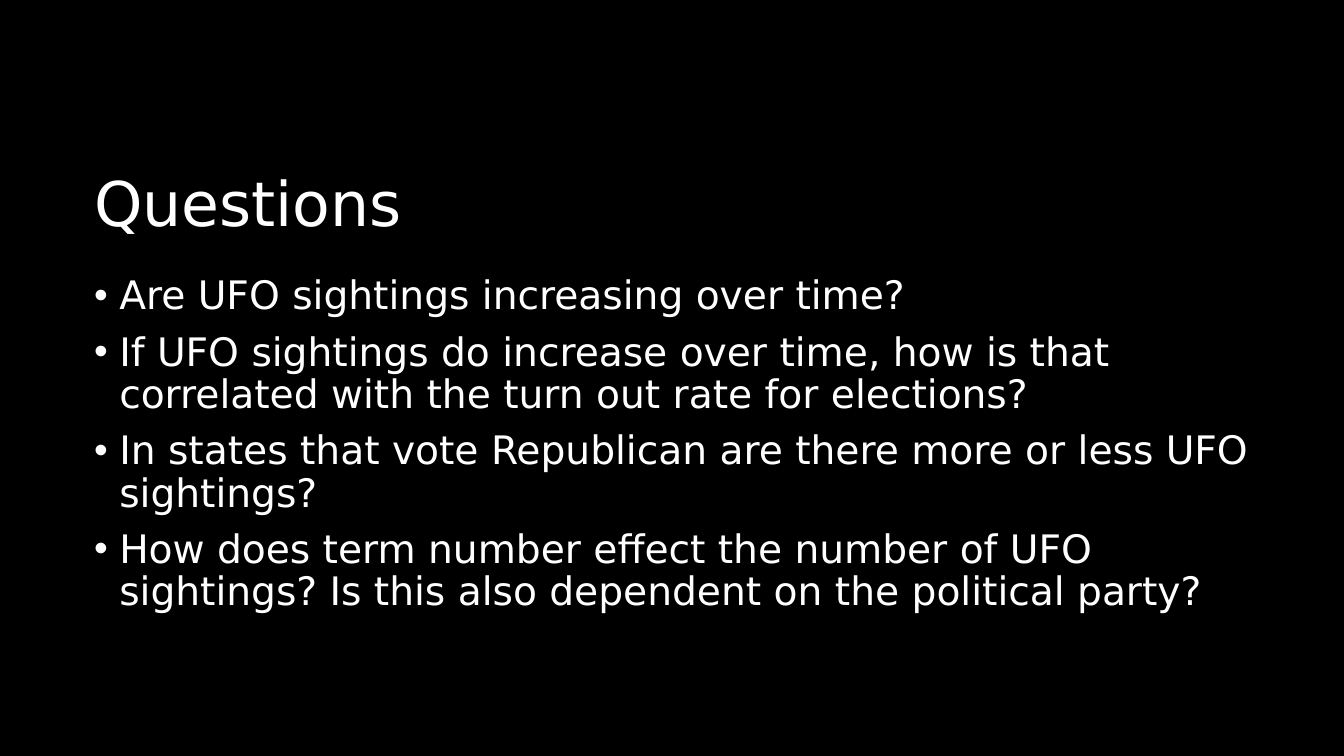
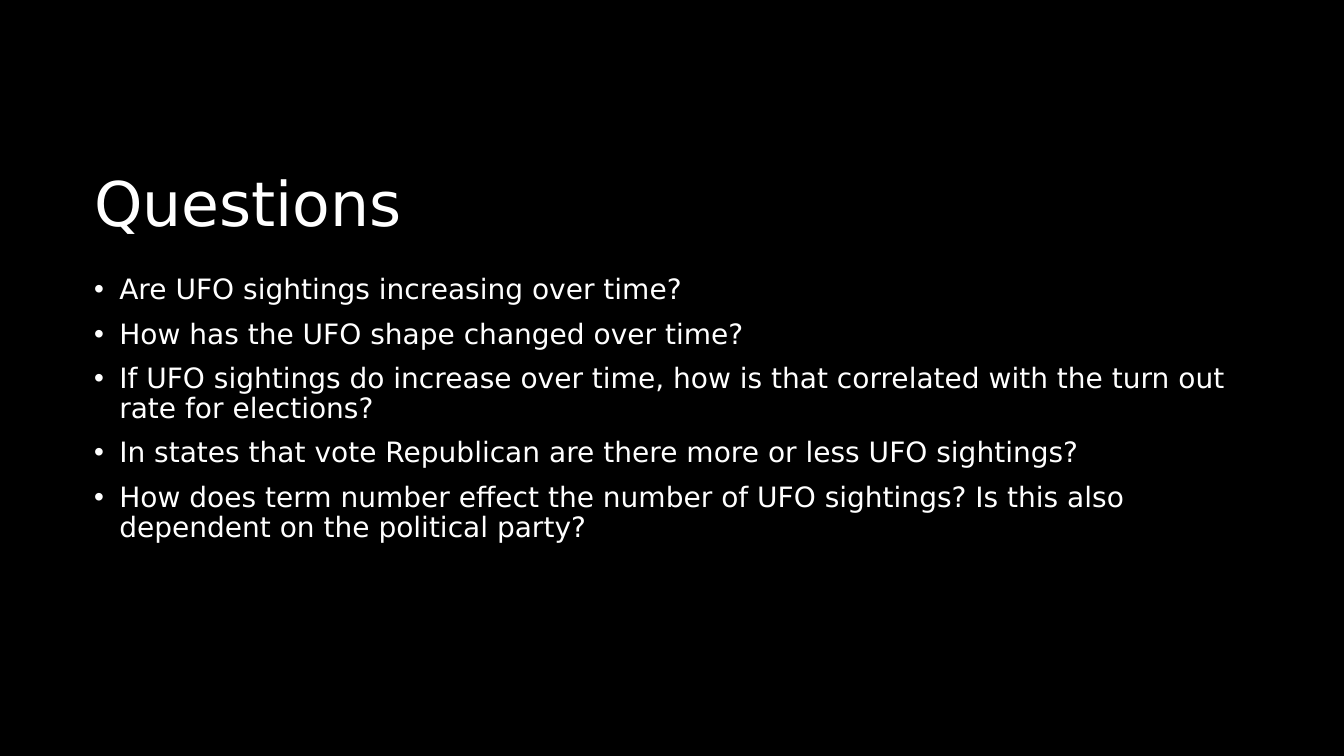
Before and after one commit to KWolley/CSPB4502_DreamTeam, a slide deck: slide 3 of UFO_presidentalElections.pptx. Drawn at 1344x756 pixels with LibreOffice and Linux fonts; fonts in the diff are those of the drawing. Boxes give left, top, right and bottom in pixels: in the first picture for what was removed or moved away, otherwise in the second. Text is boxed around its words. In the diff, an @@ line names an element or a change of style, - is before the commit and + after.

Commit message:
Update UFO_presidentalElections.pptx
updates to powerpoint

```diff
--- a/UFO_presidentalElections.pptx
+++ b/UFO_presidentalElections.pptx
@@ text at (119,277,1224,543): size 28 to 20 pt in "Are UFO sightings increasing over time?", "If UFO sightings do increase over time, ...", "In states that vote Republican are there ...", "How does term number effect the number ..." @@
@@ text at (119,322,743,350): paragraph added @@
+• How has the UFO shape changed over time?
```
Also in this commit, not shown: 3 other slides changed, 2 slides added, 1 slide removed.
